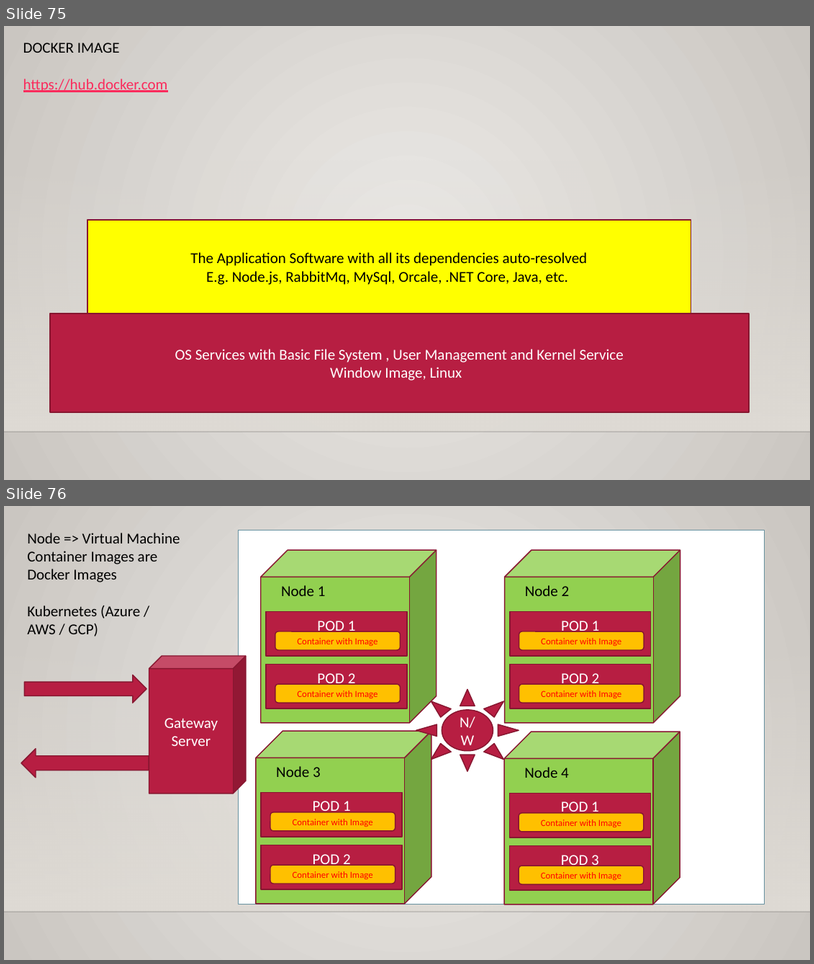
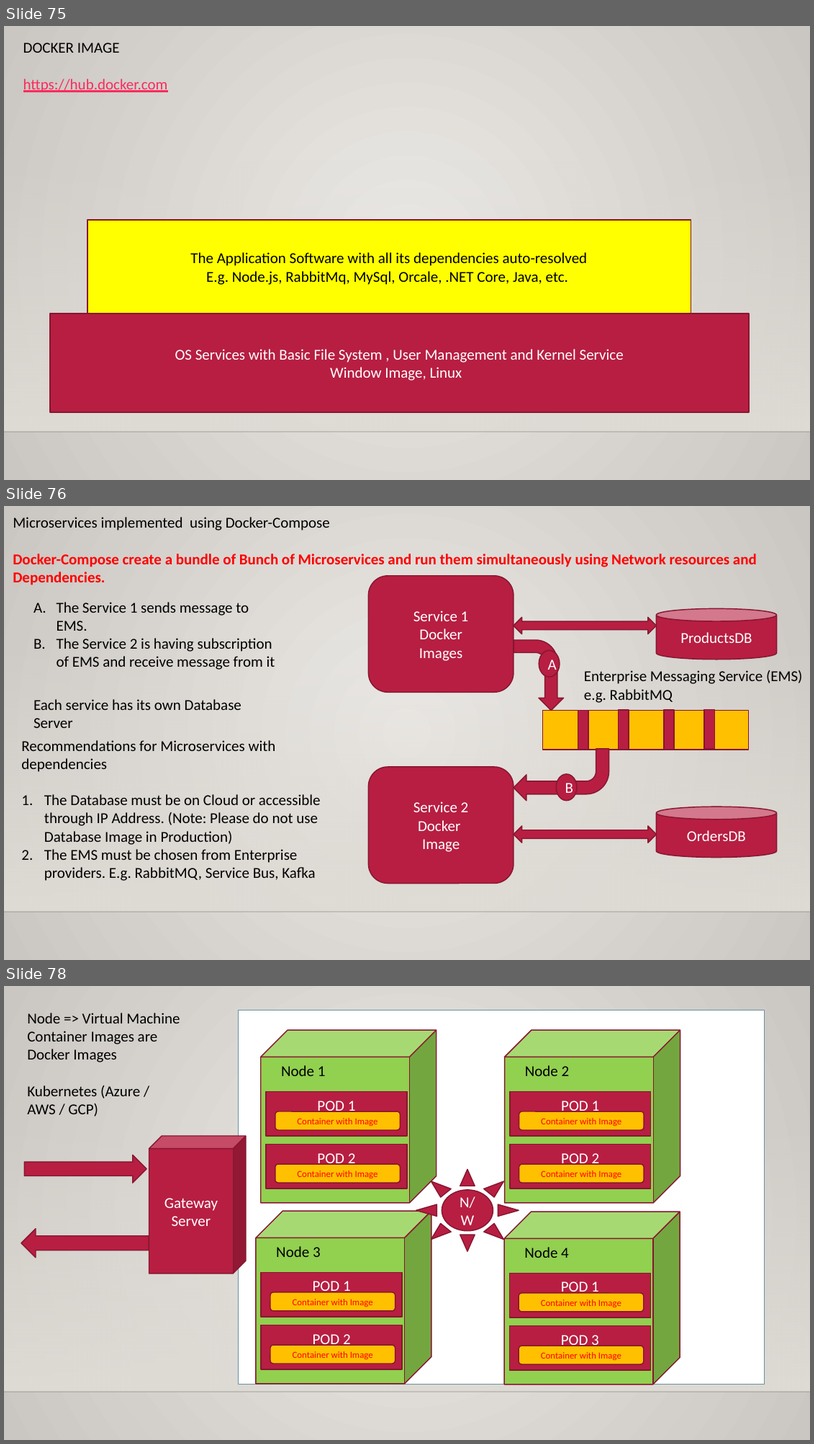
Before and after one commit to maheshsabnis/blazejan2021, a slide deck: Training_Notes_PPTs.pptx. Shown one above the other, each under a label of ours: slides 75 and 76 before the commit, slides 75, 76 and 78 after it; the slides between them are not shown. The pictures are 814x964 and 814x1444 pixels, drawn with LibreOffice and Linux fonts; fonts in the diff are those of the drawing; background and template pictures are left out. Boxes give left, top, right and bottom in pixels: in the first picture for what was removed or moved away, otherwise in the second. Text is boxed around its words. In the diff, an @@ line names an element or a change of style, - is before the commit and + after.

Commit message:
docker-compose

```diff
--- a/Training_Notes_PPTs.pptx
+++ b/Training_Notes_PPTs.pptx
@@ slide 76 added at bbox=[4, 506, 810, 960], background gradient #ECEAE7 to #CAC7C1; not listed: 2 template elements that a slide beside it also shows @@
@@ text added at bbox=[13, 517, 757, 585], 18 pt, text #FF0000, bold @@
+Microservices implemented using Docker-Compose
+Docker-Compose create a bundle of Bunch of Microservices and run them simultaneously using Network resources and Dependencies.
@@ rounded rectangle added at bbox=[369, 576, 514, 692], fill #B71E42, outline #871631 1.25 pt, 18 pt, text #FFFFFF @@
+Service 1
+Docker
+Images
@@ text added at bbox=[57, 602, 275, 669], 18 pt, text #000000 @@
+A. The Service 1 sends message to EMS.
+B. The Service 2 is having subscription of EMS and receive message from it
@@ cylinder added at bbox=[657, 609, 777, 659], fill #B71E42, outline #871631 1.25 pt, 18 pt, text #FFFFFF @@
+ProductsDB
@@ left right arrow added at bbox=[514, 618, 657, 634], fill #B71E42, outline #871631 1.25 pt @@
@@ bent arrow added at bbox=[514, 640, 563, 710], fill #B71E42, outline #871631 1.25 pt @@
@@ ellipse added at bbox=[540, 651, 560, 677], fill #B71E42, outline #871631 1.25 pt, 18 pt, text #FFFFFF @@
+A
@@ text added at bbox=[584, 670, 803, 703], 18 pt, text #000000 @@
+Enterprise Messaging Service (EMS) e.g. RabbitMQ
@@ text added at bbox=[34, 699, 242, 728], 18 pt, text #000000 @@
+Each service has its own Database Server
@@ rectangle added at bbox=[543, 710, 748, 750], fill #FFC000, outline #871631 1.25 pt @@
@@ rectangle added at bbox=[579, 710, 589, 750], fill #B71E42, outline #871631 1.25 pt @@
@@ rectangle added at bbox=[619, 710, 629, 749], fill #B71E42, outline #871631 1.25 pt @@
@@ rectangle added at bbox=[664, 710, 674, 749], fill #B71E42, outline #871631 1.25 pt @@
@@ rectangle added at bbox=[705, 709, 715, 749], fill #B71E42, outline #871631 1.25 pt @@
@@ text added at bbox=[21, 740, 321, 880], 18 pt, text #000000 @@
+Recommendations for Microservices with dependencies
+1. The Database must be on Cloud or accessible through IP Address. (Note: Please do not use Database Image in Production)
+2. The EMS must be chosen from Enterprise providers. E.g. RabbitMQ, Service Bus, Kafka
@@ bent arrow added at bbox=[514, 749, 610, 800], fill #B71E42, outline #871631 1.25 pt @@
@@ rounded rectangle added at bbox=[369, 767, 514, 883], fill #B71E42, outline #871631 1.25 pt, 18 pt, text #FFFFFF @@
+Service 2
+Docker
+Image
@@ ellipse added at bbox=[556, 774, 577, 800], fill #B71E42, outline #871631 1.25 pt, 18 pt, text #FFFFFF @@
+B
@@ cylinder added at bbox=[657, 807, 777, 857], fill #B71E42, outline #871631 1.25 pt, 18 pt, text #FFFFFF @@
+OrdersDB
@@ left right arrow added at bbox=[514, 826, 657, 843], fill #B71E42, outline #871631 1.25 pt @@
@@ what was slide 76 is now slide 78 @@
```
Also in this commit, not shown: 1 other slide added, 19 other files.
